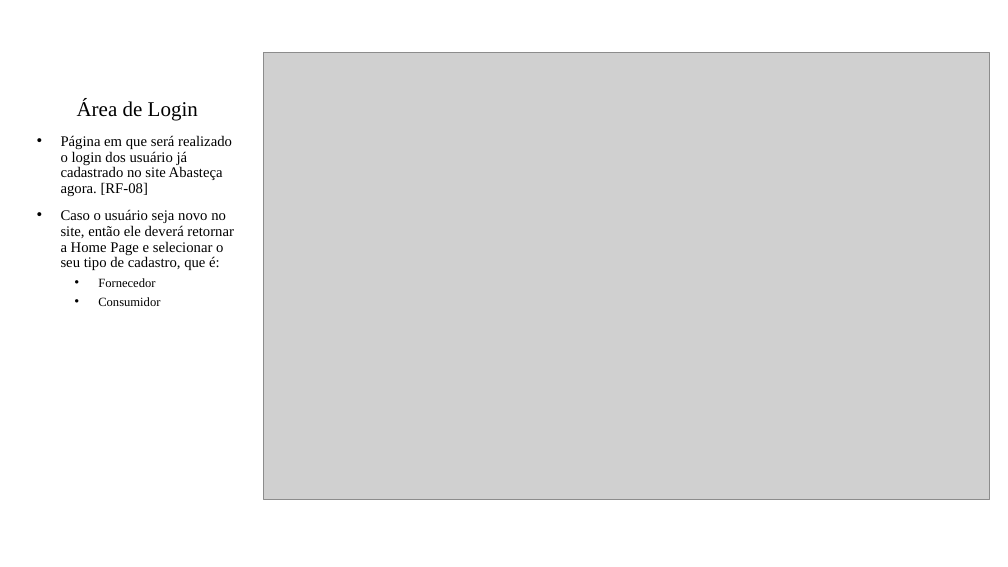
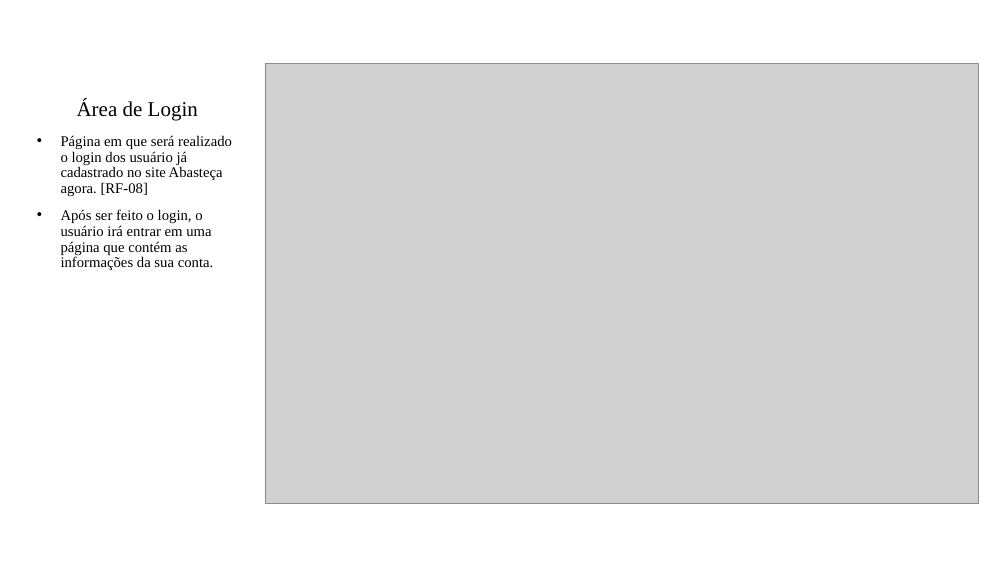
Before and after one commit to ICEI-PUC-Minas-PMV-ADS/pmv-ads-2021-2-e1-proj-web-t5-g3-controle-precos, a slide deck: slide 3 of Apresentação do projeto.pptx. Drawn at 1008x567 pixels with LibreOffice and Linux fonts; fonts in the diff are those of the drawing; grey boxes stand for pictures. Boxes give left, top, right and bottom in pixels: in the first picture for what was removed or moved away, otherwise in the second. Text is boxed around its words. In the diff, an @@ line names an element or a change of style, - is before the commit and + after.

```diff
--- a/Apresentação do projeto.pptx
+++ b/Apresentação do projeto.pptx
@@ picture resized from (x1=264, y1=52, x2=989, y2=499) to (x1=265, y1=64, x2=979, y2=503) @@
@@ subtitle at (x1=61, y1=209, x2=214, y2=270): text changed @@
-• Caso o usuário seja novo no site, então ele deverá retornar a Home Page e selecionar o seu tipo de cadastro, que é:
-  • Fornecedor
-  • Consumidor
+• Após ser feito o login, o usuário irá entrar em uma página que contém as informações da sua conta.
```
Also in this commit, not shown: 2 other slides changed.
